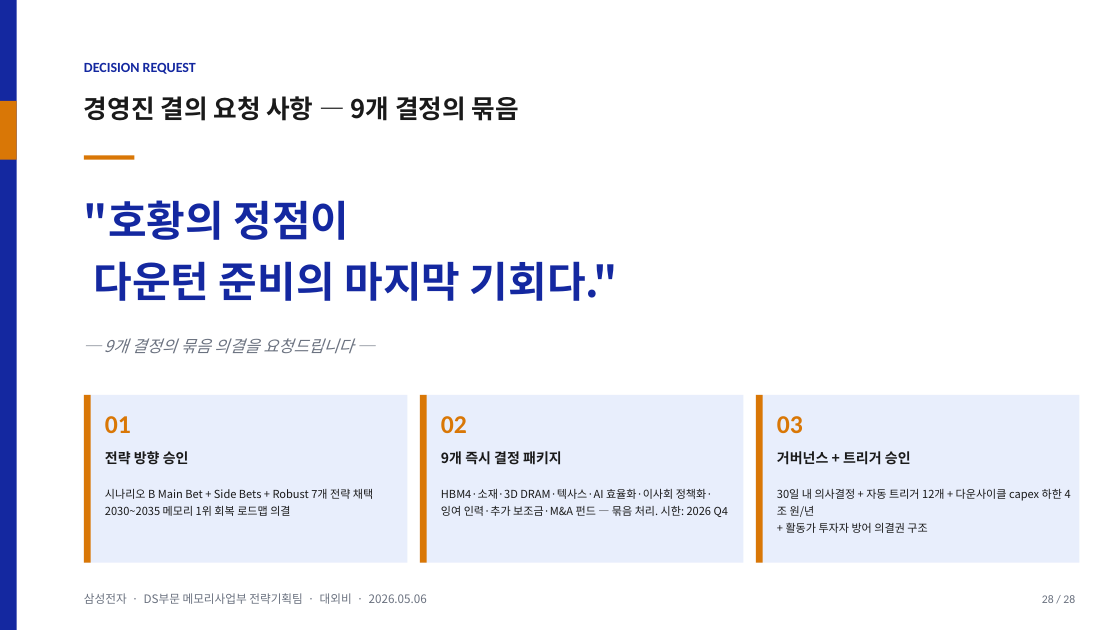
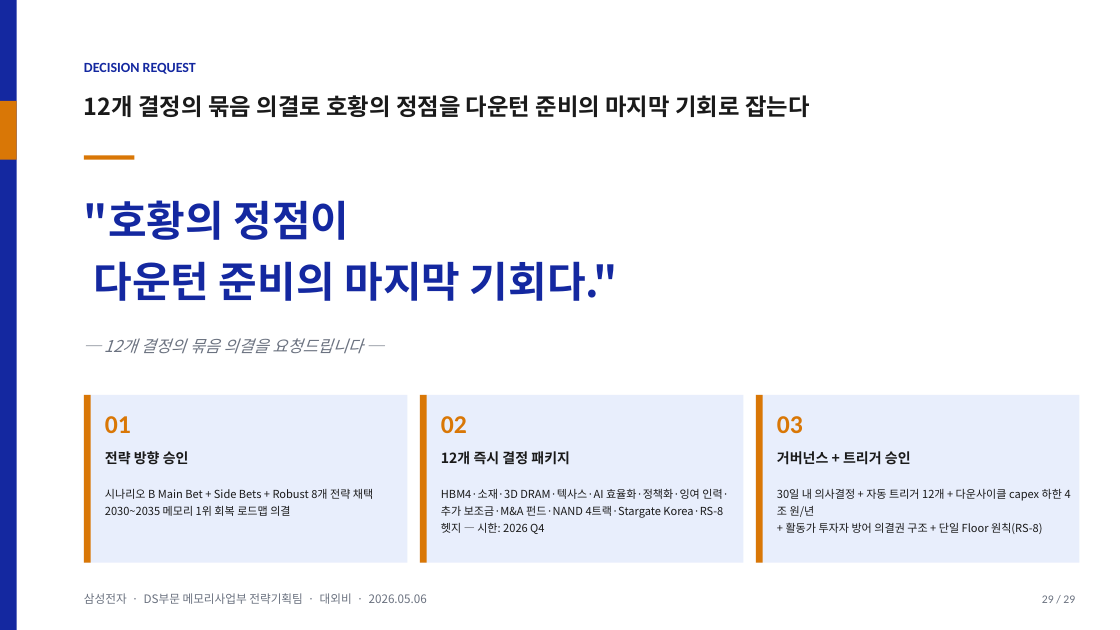
Before and after one commit to k31001/action-learning, a slide deck: slide 29 of presentation/samsung-memory-scenario-planning.pptx (slide 28 before the commit). Drawn at 1120x630 pixels with LibreOffice and Linux fonts; fonts in the diff are those of the drawing. Boxes give left, top, right and bottom in pixels: in the first picture for what was removed or moved away, otherwise in the second. Text is boxed around its words. In the diff, an @@ line names an element or a change of style, - is before the commit and + after.

```diff
--- a/presentation/samsung-memory-scenario-planning.pptx
+++ b/presentation/samsung-memory-scenario-planning.pptx
@@ text at (x1=84, y1=95, x2=809, y2=117): text changed; size 22 to 20 pt @@
-경영진 결의 요청 사항 — 9개 결정의 묶음
+12개 결정의 묶음 의결로 호황의 정점을 다운턴 준비의 마지막 기회로 잡는다
@@ text at (x1=104, y1=338, x2=362, y2=354): text changed @@
-─ 9개 결정의 묶음 의결을 요청드립니다 ─
+─ 12개 결정의 묶음 의결을 요청드립니다 ─
@@ text at (x1=441, y1=451, x2=570, y2=465): text changed @@
-9개 즉시 결정 패키지
+12개 즉시 결정 패키지
@@ text at (x1=105, y1=489, x2=373, y2=499): text changed @@
-시나리오 B Main Bet + Side Bets + Robust 7개 전략 채택
+시나리오 B Main Bet + Side Bets + Robust 8개 전략 채택
@@ text at (x1=441, y1=489, x2=729, y2=534): text changed @@
-HBM4·소재·3D DRAM·텍사스·AI 효율화·이사회 정책화·
-잉여 인력·추가 보조금·M&A 펀드 — 묶음 처리. 시한: 2026 Q4
+HBM4·소재·3D DRAM·텍사스·AI 효율화·정책화·잉여 인력·
+추가 보조금·M&A 펀드·NAND 4트랙·Stargate Korea·RS-8 헷지 — 시한: 2026 Q4
@@ text at (x1=786, y1=523, x2=1042, y2=534): text changed @@
-+ 활동가 투자자 방어 의결권 구조
++ 활동가 투자자 방어 의결권 구조 + 단일 Floor 원칙(RS-8)
@@ text at (x1=1042, y1=595, x2=1075, y2=603): text changed @@
-28 / 28
+29 / 29
```
Also in this commit, not shown: 26 other slides changed, 1 slide added, 2 other files.
